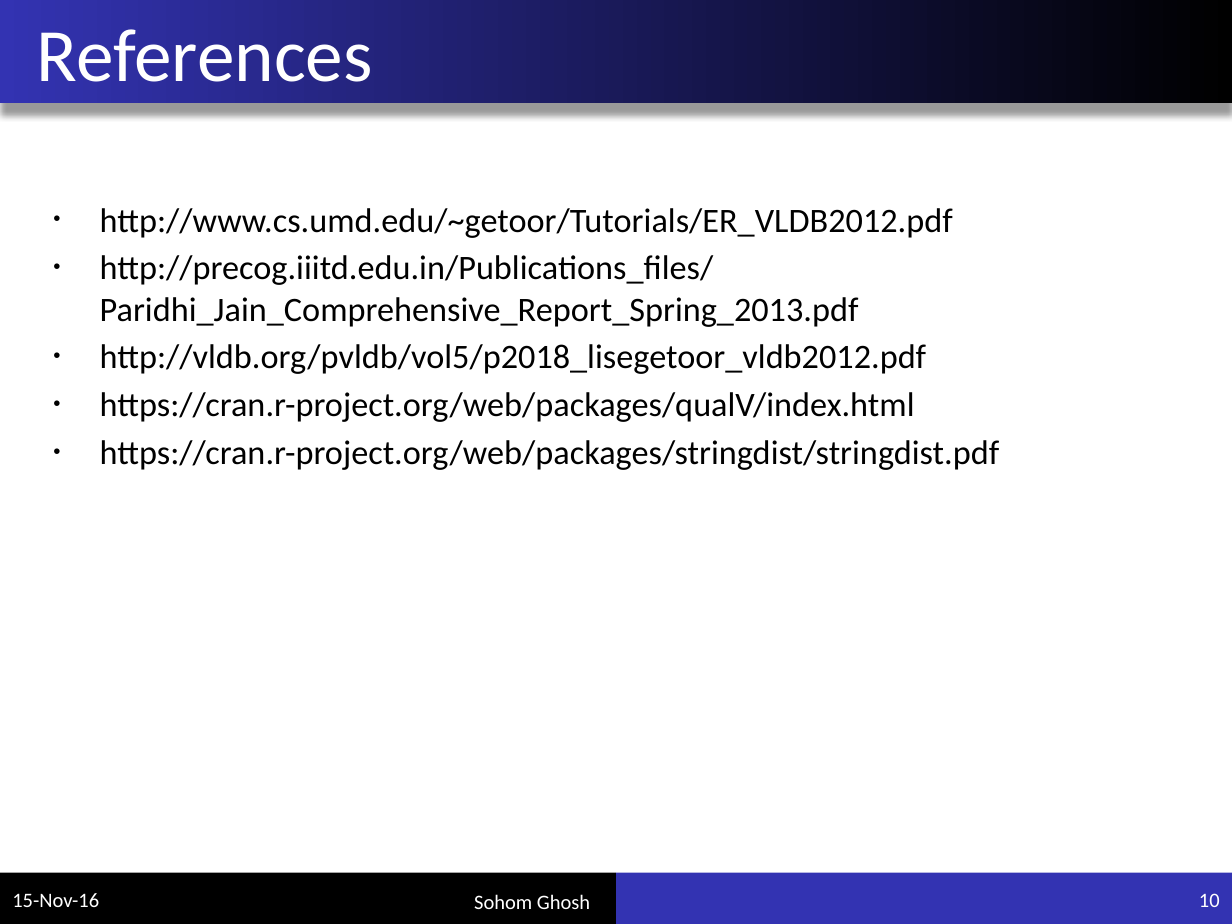
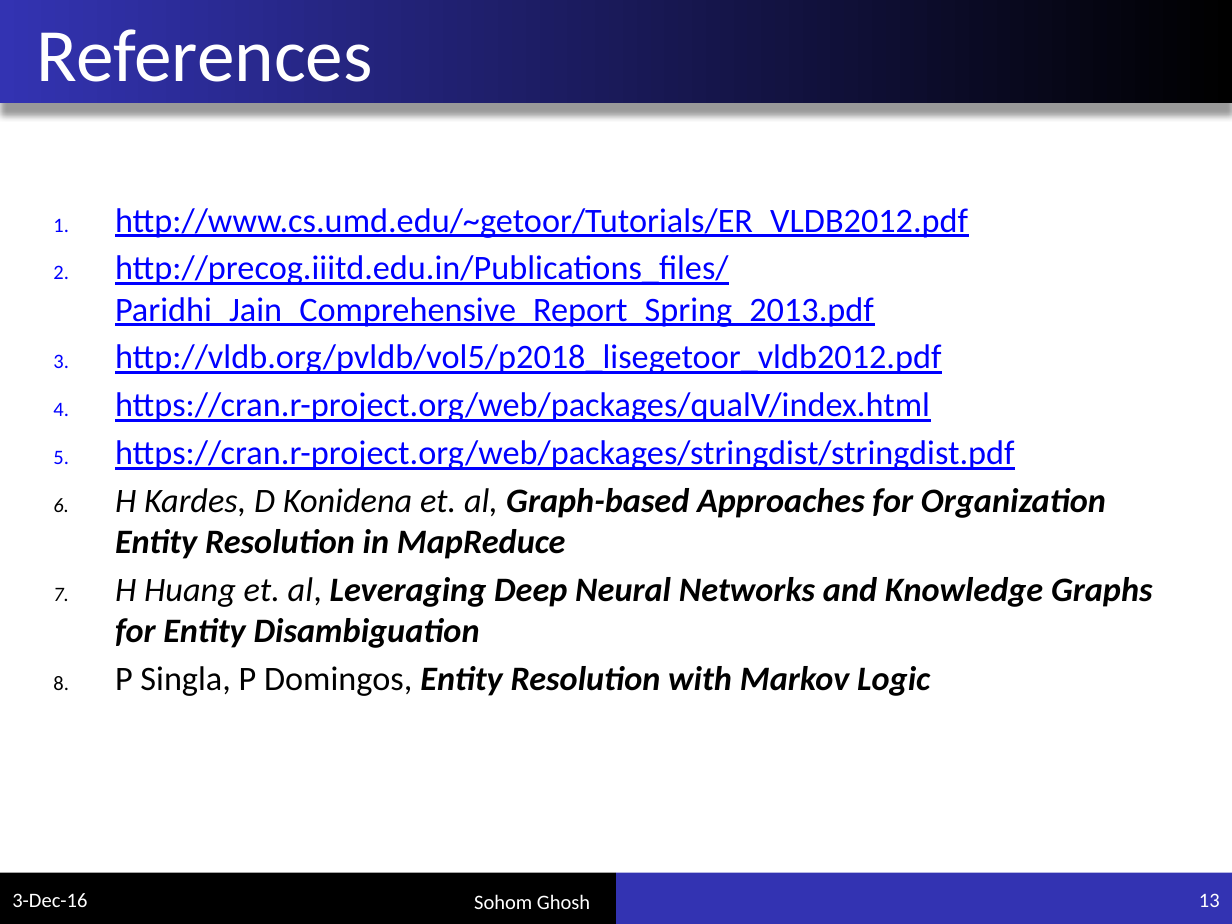
Before and after one commit to sohomghosh/company_clustering, a slide deck: slide 13 of presentation.pptx (slide 10 before the commit). Drawn at 1232x924 pixels with LibreOffice and Linux fonts; fonts in the diff are those of the drawing. Boxes give left, top, right and bottom in pixels: in the first picture for what was removed or moved away, otherwise in the second. Text is boxed around its words. In the diff, an @@ line names an element or a change of style, - is before the commit and + after.

```diff
--- a/presentation.pptx
+++ b/presentation.pptx
@@ text at (115,208,1015,470): text colour #000000 to #0000FF, underline on in "http://www.cs.umd.edu/~getoor/Tutorials/ER_VLDB2012.pdf", "http://precog.iiitd.edu.in/Publications_files/Paridhi_Jain_C ...", "http://vldb.org/pvldb/vol5/p2018_lisegetoor_vldb2012.pdf", "https://cran.r-project.org/web/packages/qualV/index.html" and 1 more places; bullet • to 1. @@
@@ text at (115,488,1153,696): paragraphs added @@
+6. H Kardes, D Konidena et. al, Graph-based Approaches for Organization Entity Resolution in MapReduce
+7. H Huang et. al, Leveraging Deep Neural Networks and Knowledge Graphs
+   for Entity Disambiguation
+8. P Singla, P Domingos, Entity Resolution with Markov Logic
@@ text at (12,893,87,907): text changed @@
-15-Nov-16
+3-Dec-16
@@ page number at (1199,893,1220,907): text changed @@
-10
+13
```
Also in this commit, not shown: 13 other slides changed, 1 slide added, 1 other file.
